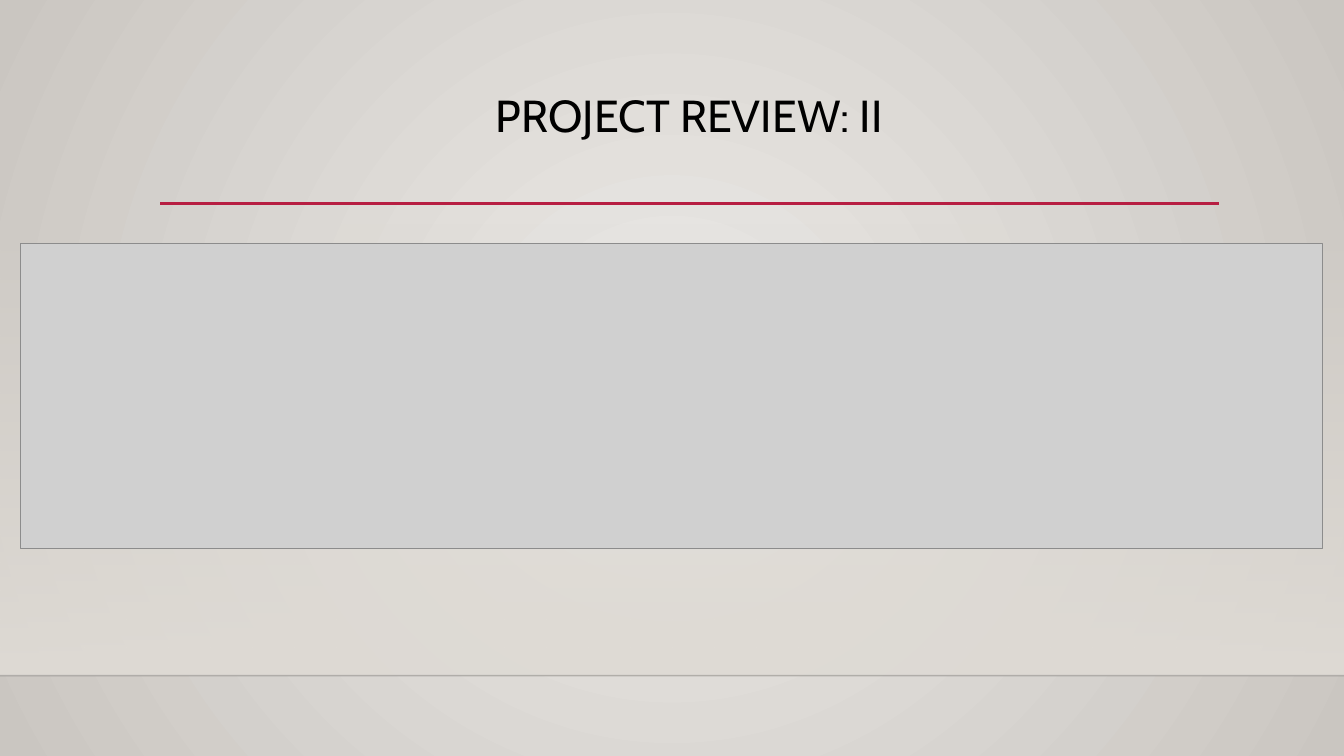
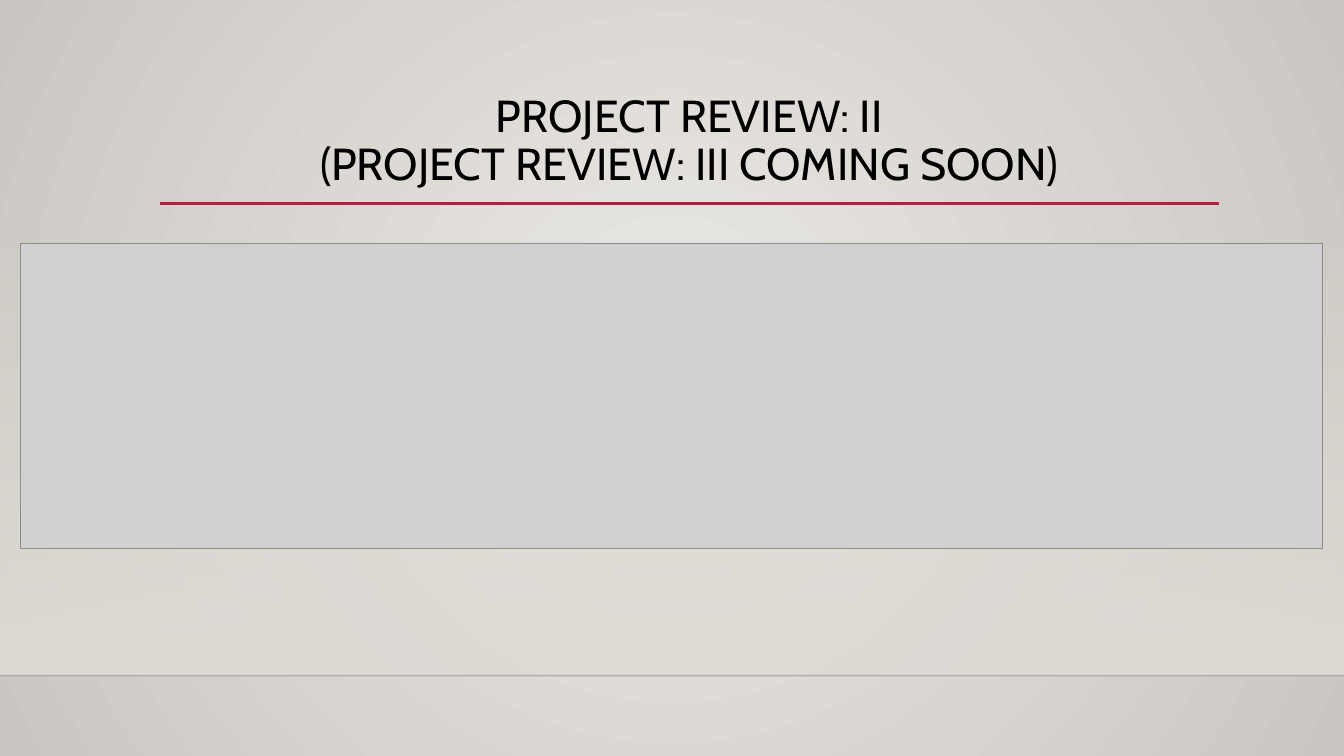
Before and after one commit to s-christian/Fit_or_Fail, a slide deck: slide 12 of Fit or Fail Technical Status Presentation (NEW).pptx. Drawn at 1344x756 pixels with LibreOffice and Linux fonts; fonts in the diff are those of the drawing; grey boxes stand for pictures; background and template pictures are left out. Boxes give left, top, right and bottom in pixels: in the first picture for what was removed or moved away, otherwise in the second. Text is boxed around its words. In the diff, an @@ line names an element or a change of style, - is before the commit and + after.

```diff
--- a/Fit or Fail Technical Status Presentation (NEW).pptx
+++ b/Fit or Fail Technical Status Presentation (NEW).pptx
@@ title at (x1=320, y1=100, x2=1058, y2=188): text changed @@
-PROJECT REVIEW: II
+PROJECT REVIEW: II
+(PROJECT REVIEW: III COMING SOON)
```
Also in this commit, not shown: 7 other slides changed, 2 other files.
